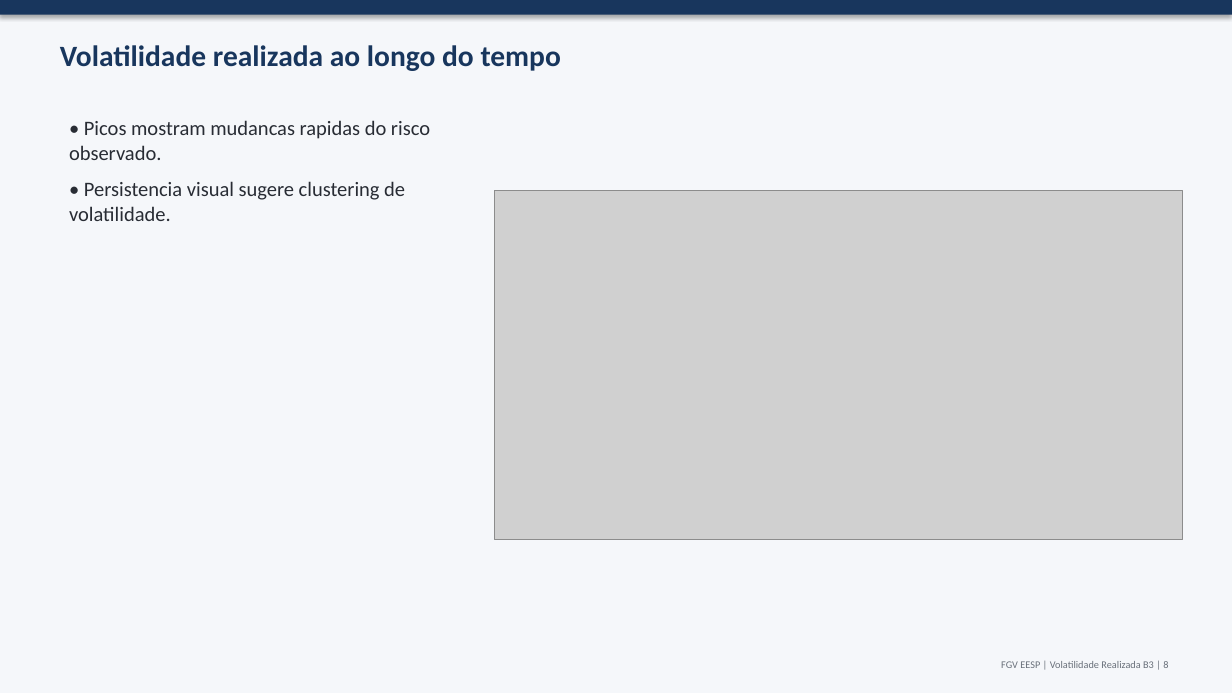
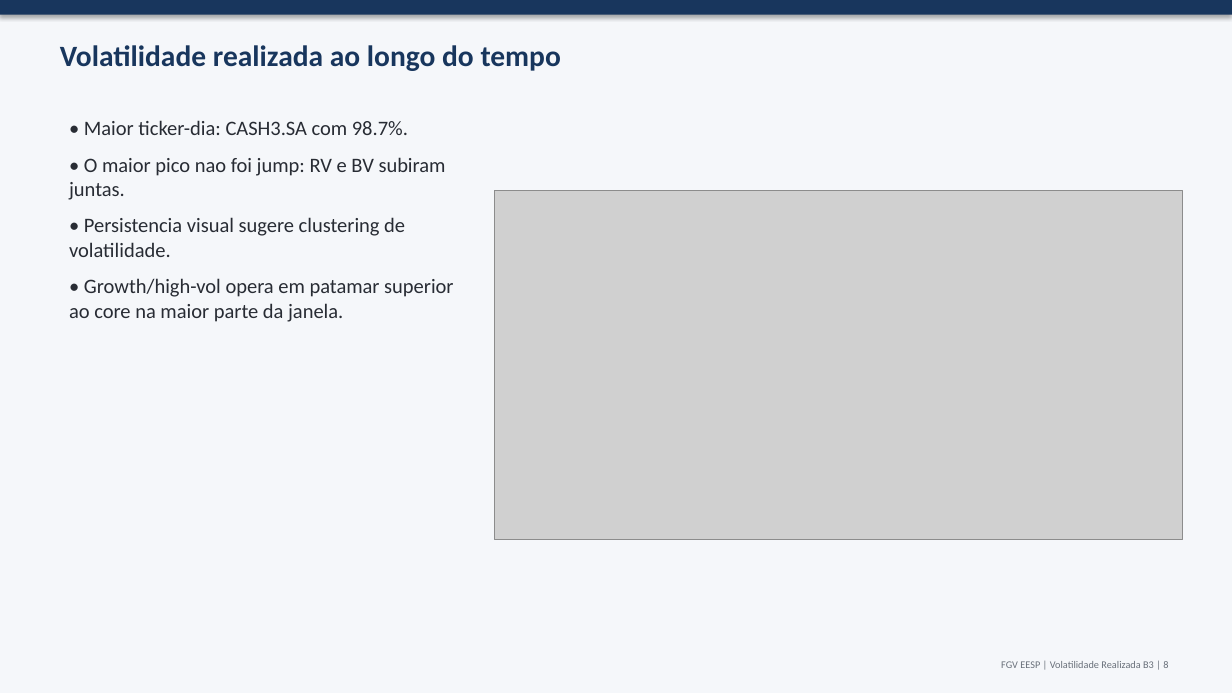
Before and after one commit to JoaoPauloZangrandi/volatilidade-realizada-b3, a slide deck: slide 8 of outputs/slides/trabalho_volatilidade_realizada_b3.pptx. Drawn at 1232x693 pixels with LibreOffice and Linux fonts; fonts in the diff are those of the drawing; grey boxes stand for pictures. Boxes give left, top, right and bottom in pixels: in the first picture for what was removed or moved away, otherwise in the second. Text is boxed around its words. In the diff, an @@ line names an element or a change of style, - is before the commit and + after.

```diff
--- a/outputs/slides/trabalho_volatilidade_realizada_b3.pptx
+++ b/outputs/slides/trabalho_volatilidade_realizada_b3.pptx
@@ text at <box>69,120,446,200</box>: text changed @@
-• Picos mostram mudancas rapidas do risco observado.
+• Maior ticker-dia: CASH3.SA com 98.7%.
+• O maior pico nao foi jump: RV e BV subiram juntas.
@@ text at <box>69,278,453,322</box>: paragraph added @@
+• Growth/high-vol opera em patamar superior ao core na maior parte da janela.
```
Also in this commit, not shown: 7 other slides changed, 48 other files.
